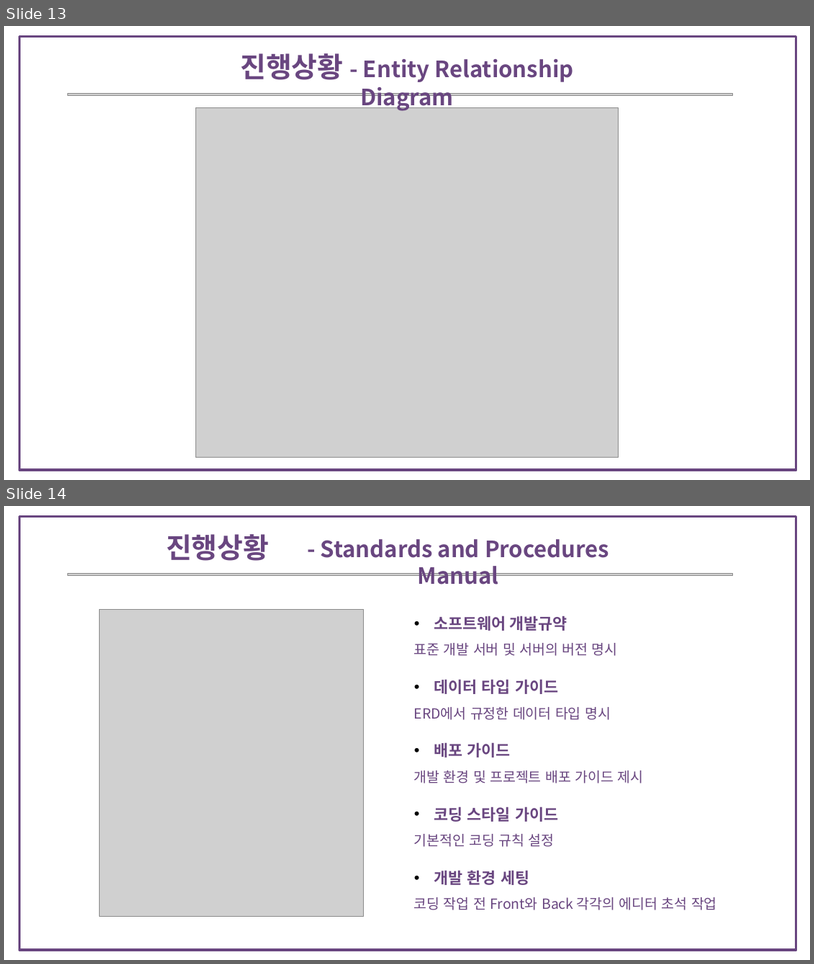
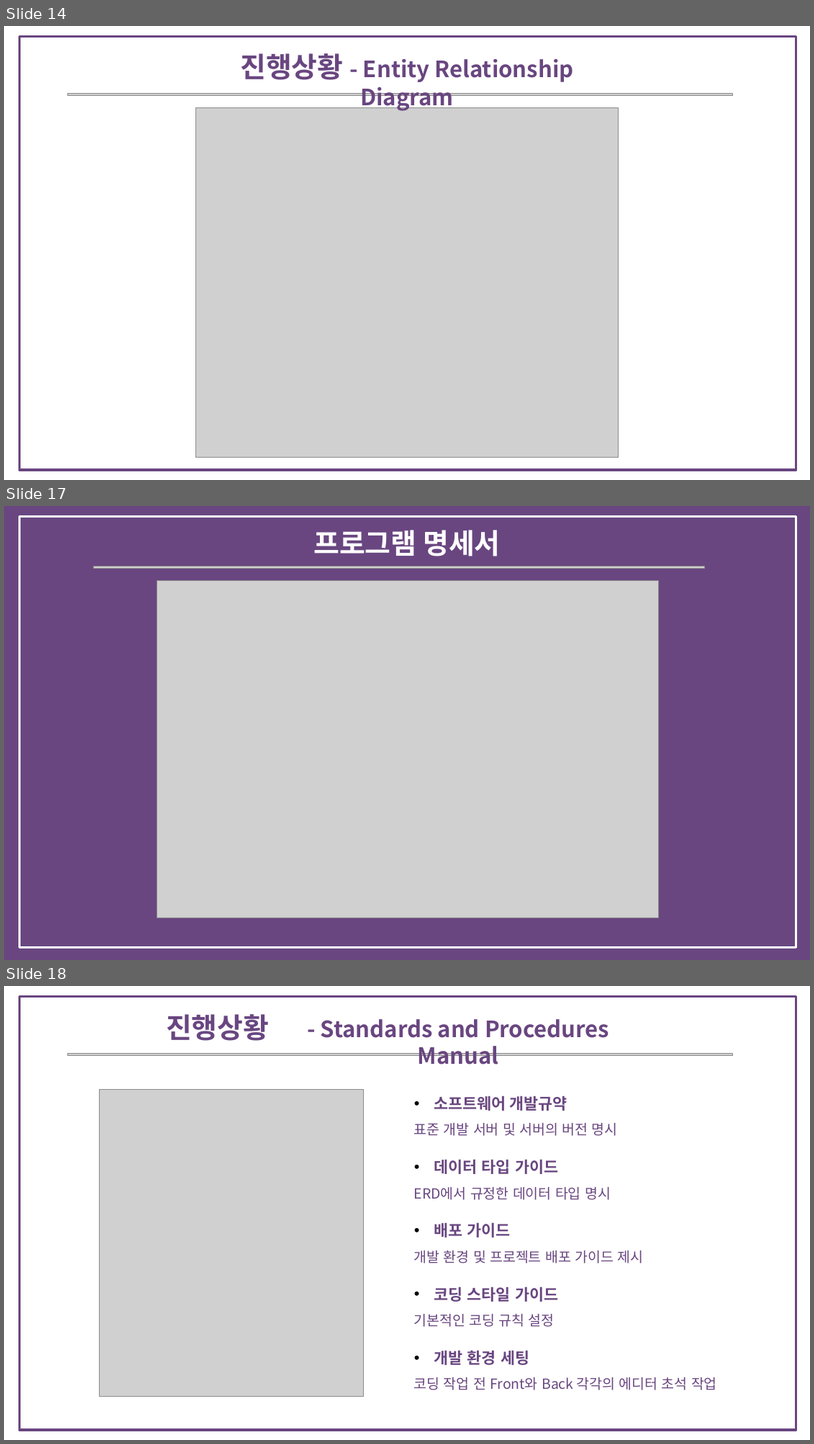
Before and after one commit to bitnarii/YMPM, a slide deck: 기획서/5조 Fit-back.pptx. Shown one above the other, each under a label of ours: slides 13 and 14 before the commit, slides 14, 17 and 18 after it; the slides between them are not shown. The pictures are 814x964 and 814x1444 pixels, drawn with LibreOffice and Linux fonts; fonts in the diff are those of the drawing; grey boxes stand for pictures. Boxes give left, top, right and bottom in pixels: in the first picture for what was removed or moved away, otherwise in the second. Text is boxed around its words. In the diff, an @@ line names an element or a change of style, - is before the commit and + after.

```diff
--- a/기획서/5조 Fit-back.pptx
+++ b/기획서/5조 Fit-back.pptx
@@ slide 17 added at bbox=[4, 506, 810, 960], background #694680 @@
@@ rectangle added at bbox=[19, 517, 796, 950], outline #694680 4.5 pt @@
@@ rectangle added at bbox=[19, 517, 796, 947], outline #FFFFFF 4.5 pt @@
@@ text added at bbox=[314, 530, 500, 556], 50 pt, text #FFFFFF, bold @@
+프로그램 명세서
@@ picture added at bbox=[93, 566, 705, 568] @@
@@ picture added at bbox=[157, 581, 658, 918] @@
@@ what was slide 13 is now slide 14 @@
@@ what was slide 14 is now slide 18 @@
```
Also in this commit, not shown: 3 slides changed, 5 other slides added, 1 slide removed.
